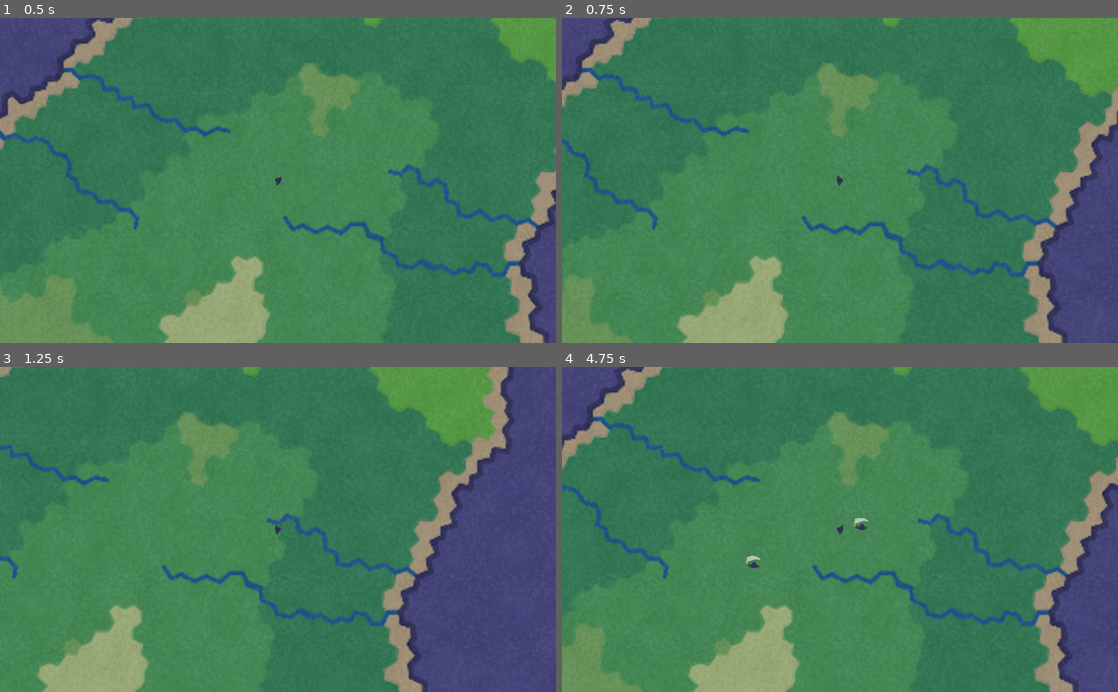
Above: before the commit, frames 1-4 (two rows, left to right).
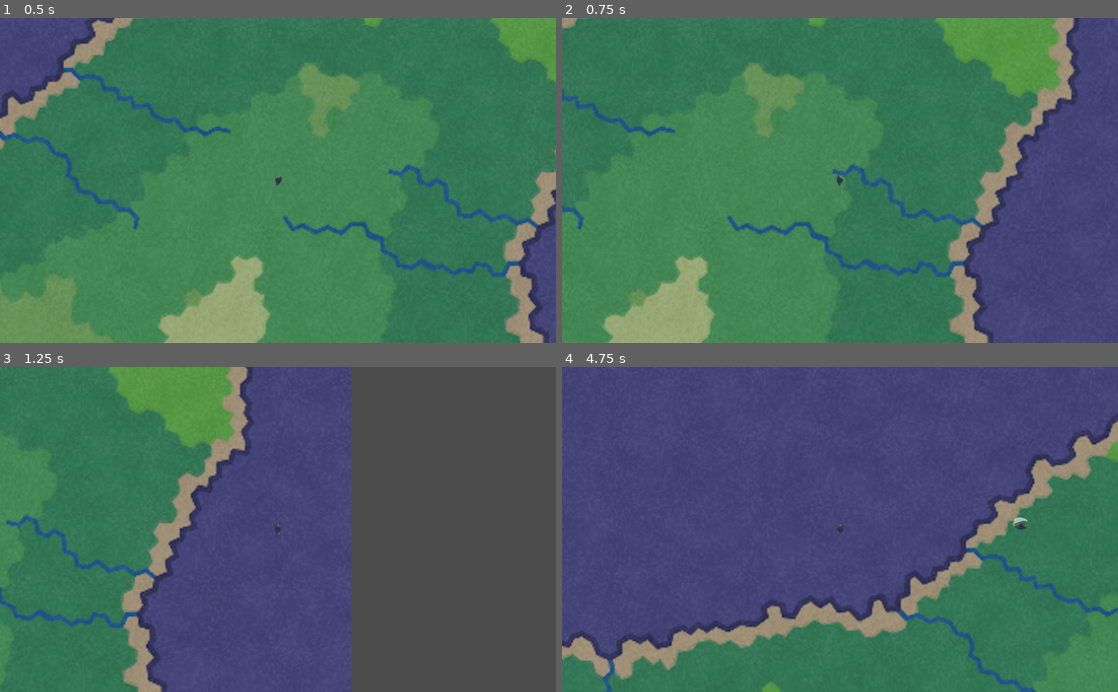
Above: after the commit, the same moments.

Repository: 32BitFlame/capstone-2019
Game: Godot game, scene res://TestRoom.tscn
The game is run twice, just before and just after one commit, with the same random seed, the same clock (stepped at 60 frames per second) and the same inputs.
Inputs (mouse positions are in pixels of both pictures, inside the frame that each line leads up to):
- Up to frame 1 (0.5 s): no input
- Up to frame 2 (0.75 s): tap Enter at 0.5 s; move the mouse to (962, 164) at 0.52 s; hold D (ui_right) from 0.53 s (still down); hold Shift (sprint) from 0.53 s (still down)
- Up to frame 3 (1.25 s): keep holding D (ui_right); keep holding Shift (sprint)
- Up to frame 4 (4.75 s): move the mouse to (728, 545) at 1.27 s; release D (ui_right) at 1.28 s; release Shift (sprint) at 1.28 s; hold S (ui_down) 1.28-2.03 s; click (728, 545) at 1.35 s; tap Shift (sprint) at 1.55, 2.85, 4.55 s; move the mouse to (895, 458) at 2.02 s; hold D (ui_right) 2.03-2.78 s; hold Shift (sprint) 2.03-2.78 s; right-click (895, 458) at 2.1 s; move the mouse to (812, 594) at 2.77 s; hold W (ui_up) 2.78-3.53 s; move the mouse to (1006, 578) at 3.52 s; hold Shift (sprint) 3.53-4.28 s; hold A (ui_left) from 3.53 s (still down); move the mouse to (673, 480) at 4.27 s; click (673, 480) at 4.35 s

Frame 1 is identical in both runs. In frame 2, 34% of the frame differs, in the area x 0-100%, y 0-100%; in frame 3, 76%; in frame 4, 83%.

Commit message:
Commit "WHO CARES?"
I FINALLY GOT THE AI WORKING, HASJZDFIVADFNAFVHAHAHAHAHAHAHAHAHAHAHAHAHAHAHAWHAHa

FINALLY

Diff:
--- a/Enemy_Spawn.gd
+++ b/Enemy_Spawn.gd
@@ -59,5 +59,5 @@
 		Selected_Enemy == ""
 		Cooldown = 100
 	#else:
-		#Cooldown = Cooldown - 1
+	#	Cooldown = Cooldown - 1
 	Selected_Enemy = ""
--- a/Grey_wolf.tscn
+++ b/Grey_wolf.tscn
@@ -1,7 +1,8 @@
-[gd_scene load_steps=5 format=2]
+[gd_scene load_steps=6 format=2]
 
 [ext_resource path="res://Test_Enemy.gd" type="Script" id=1]
 [ext_resource path="res://sprites/enemies/wolves/Grey_Wolf.png" type="Texture" id=2]
+[ext_resource path="res://Untitled.png" type="Texture" id=3]
 
 [sub_resource type="CircleShape2D" id=1]
 radius = 600.0
@@ -26,6 +27,12 @@
 [node name="CollisionShape2D" type="CollisionShape2D" parent="Sprite/Area2D"]
 shape = SubResource( 1 )
 
+[node name="Sprite" type="Sprite" parent="Sprite"]
+visible = false
+position = Vector2( -5, 2 )
+scale = Vector2( 0.68, 0.68 )
+texture = ExtResource( 3 )
+
 [node name="CollisionShape2D" type="CollisionShape2D" parent="."]
 rotation = 1.5708
 shape = SubResource( 2 )
--- a/TestRoom.tscn
+++ b/TestRoom.tscn
@@ -16,11 +16,11 @@
 
 [node name="Player" parent="." instance=ExtResource( 4 )]
 position = Vector2( 1322.51, -1686.91 )
-walk_speed = 400.0
-sprint_speed = 800.0
-tired_speed = 400.0
+walk_speed = 2000.0
+sprint_speed = 4000.0
+tired_speed = 2000.0
 sprint_timer = 125
-sprint_timer_diff = 5
+sprint_timer_diff = 9999
 melee_timer = 5
 melee_distance = 40.0
 
--- a/Test_Enemy.gd
+++ b/Test_Enemy.gd
@@ -22,17 +22,25 @@
 var Colliding = false
 var Player_Detect = false
 
+var SpriteNode
+
 func _ready():
 	Player = get_parent().get_node("Player")
+	SpriteNode = get_node("Sprite")
 
 #Enemy AI
 func _physics_process(delta):
 	#Determines how enemy will act in current situation.
 	if Player_Detect == true:
-		Player_Location = Vector2(Player.position.x, Player.position.y)
+		var Current_Rotation = self.rotation
+		Player = self.get_parent().get_node("Player")
+		Player_Location = Vector2()
+		Player_Location = Player.get_position()
+		self.look_at(Player_Location)
+		Current_Rotation = self.rotation
 
 		Volacity = Vector2()
-		Volacity = Vector2(Walk_Speed, 0).rotated(self.get_angle_to(Player_Location))
+		Volacity = Vector2(Walk_Speed, 0).rotated(Current_Rotation)
 	elif !Colliding && Player_Detect == false:
 		if Direction_Change_CD == 0:
 			rotation = rand_range(0, 360)
@@ -50,12 +58,18 @@
 
 func _on_Area2D_body_shape_entered(body_id, body, body_shape, area_shape):
 	var strBody = str(body)
-	if strBody == "[KinematicBody2D:1225]":
+	var strBody_id = str(body_id)
+	var strBody_shape = str(body_shape)
+	var strArea_shape = str(area_shape)
+	if strBody == "[KinematicBody2D:1228]":
+		Player_Detect = true
 		print(body)
-		Player_Detect = true
+		print(strBody_id)
+		print(strBody_shape)
+		print(strArea_shape)
 
 func _on_Area2D_body_shape_exited(body_id, body, body_shape, area_shape):
 	var strBody = str(body)
-	if strBody == "[KinematicBody2D:1225]":
+	if strBody == "[KinematicBody2D:1228]":
 		print(body)
 		Player_Detect = false
Not shown: 2 places in Basic_Bee.tscn that only renumber resources
Binary file added: Untitled.png
Not shown, added: Untitled.png.import
